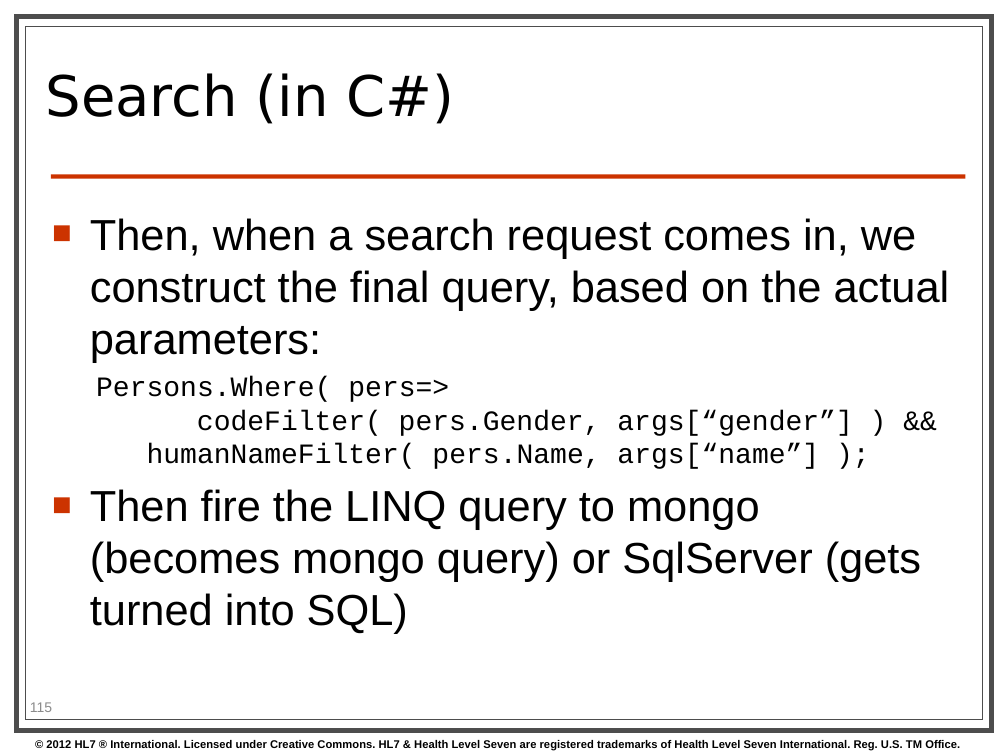
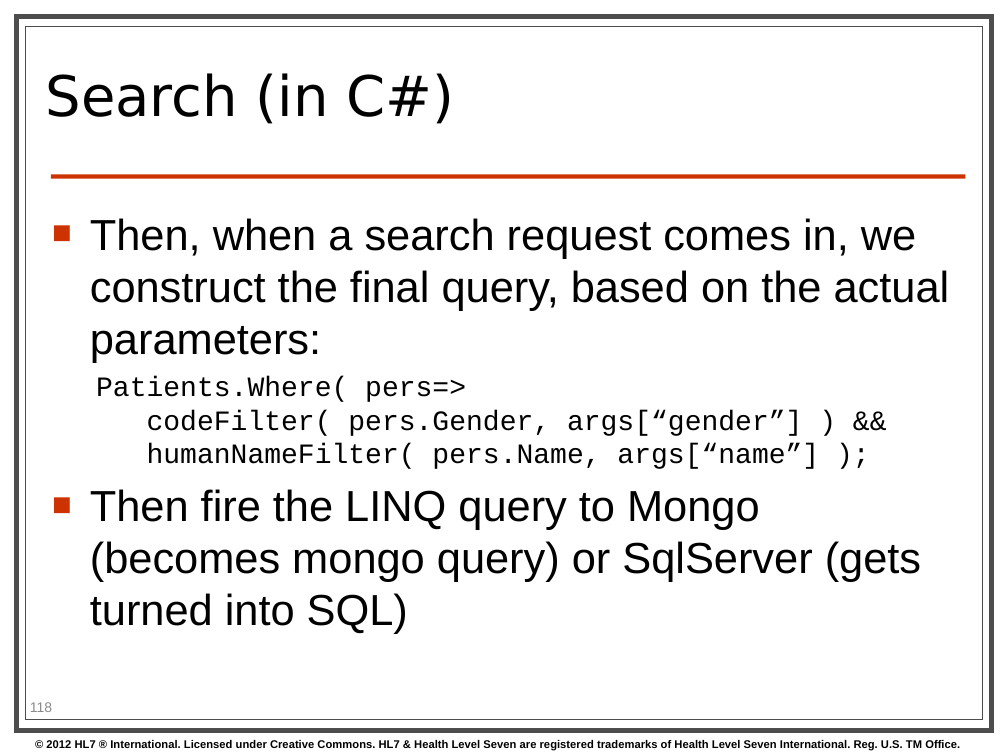
Before and after one commit to vista-novo/fhir, a slide deck: slide 118 of presentations/2013-05 Tutorials/201305 - Atlanta - FhirForDevelopersWGMTutorial.pptx (slide 115 before the commit). Drawn at 1008x756 pixels with LibreOffice and Linux fonts; fonts in the diff are those of the drawing; background and template pictures are left out. Boxes give left, top, right and bottom in pixels: in the first picture for what was removed or moved away, otherwise in the second. Text is boxed around its words. In the diff, an @@ line names an element or a change of style, - is before the commit and + after.

```diff
--- a/presentations/2013-05 Tutorials/201305 - Atlanta - FhirForDevelopersWGMTutorial.pptx
+++ b/presentations/2013-05 Tutorials/201305 - Atlanta - FhirForDevelopersWGMTutorial.pptx
@@ text at [90,376,921,633]: text changed @@
-  Persons.Where( pers=>
-  codeFilter( pers.Gender, args[“gender”] ) &&
-  humanNameFilter( pers.Name, args[“name”] );
-■ Then fire the LINQ query to mongo (becomes mongo query) or SqlServer (gets turned into SQL)
+  Patients.Where( pers=>
+  codeFilter( pers.Gender, args[“gender”] ) &&
+  humanNameFilter( pers.Name, args[“name”] );
+■ Then fire the LINQ query to Mongo (becomes mongo query) or SqlServer (gets turned into SQL)
```
Also in this commit, not shown: 14 other slides changed, 4 slides added, 1 slide removed.
